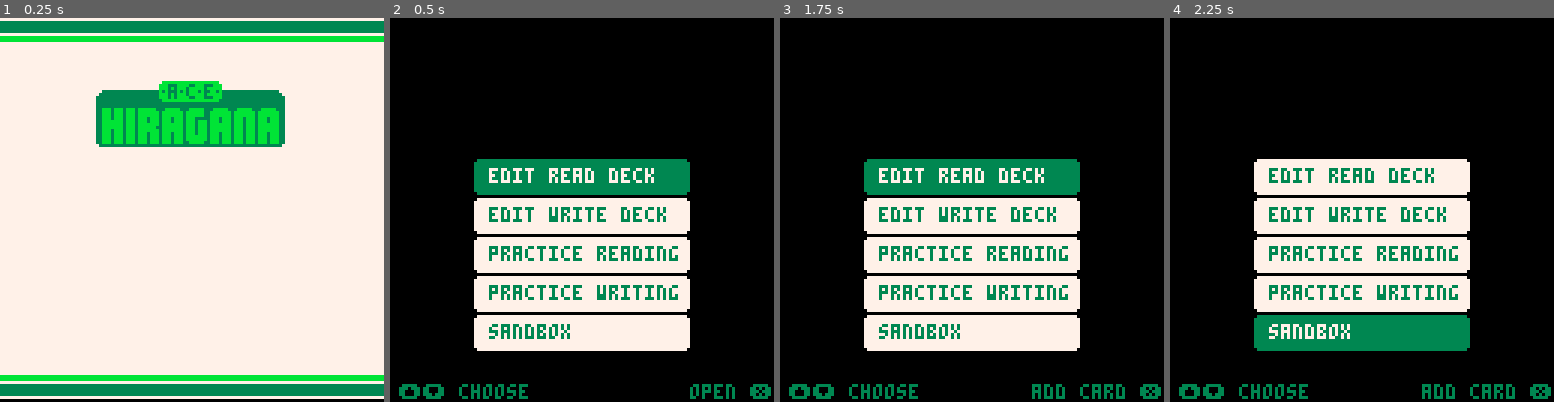
Above: before the commit, frames 1-4 (left to right).
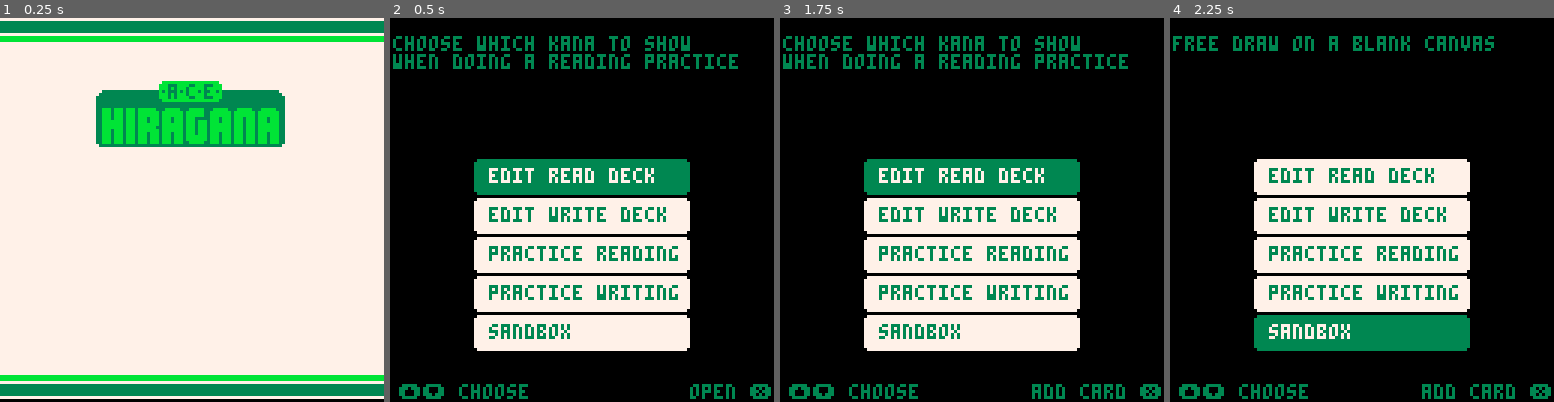
Above: after the commit, the same moments.

Repository: SestrenExsis/KanaPractice
Game: PICO-8 cartridge hiragana.p8
Same seed, same stepped clock (60 frames per second), same inputs: the game is played once before the commit and once after it.
Inputs (mouse positions are in pixels of both pictures, inside the frame that each line leads up to):
- Up to frame 1 (0.25 s): no input
- Up to frame 2 (0.5 s): tap X (X key) at 0.33 s
- Up to frame 3 (1.75 s): click (1060, 121) at 0.67 s; tap O (Z key) at 0.7, 1.7 s; tap X (X key) at 1.07 s; click (826, 267) at 1.22 s; hold Right from 1.6 s (still down)
- Up to frame 4 (2.25 s): click (1277, 114) at 1.77 s; tap X (X key) at 1.85 s; release Right at 2.1 s; tap O (Z key) at 2.1 s; hold Up from 2.15 s (still down)

Frame 1 is identical in both runs. In frame 2, 2.8% of the frame differs, in the area x 0-91%, y 4-14%; in frame 3, 2.8%; in frame 4, 1.4%.

Commit message:
Add tips to the main menu

Diff:
--- a/hiragana.p8
+++ b/hiragana.p8
@@ -676,6 +676,13 @@
 		"practice writing",
 		"sandbox         "
 	}
+	_tips={
+		{"choose which kana to show","when doing a reading practice"},
+		{"choose which kana to show","when doing a writing practice"},
+		{"start a reading practice"},
+		{"start a writing practice"},
+		{"free draw on a blank canvas"}
+	}
 	_lmsg="⬆️⬇️ choose"
 	_rmsg="open ❎"
 end
@@ -698,6 +705,9 @@
 
 function drawmenu()
 	cls()
+	for i,text in ipairs(_tips[_menuindex]) do
+		print(text,1,i*6,3)
+	end
 	for i,text in ipairs(_menu) do
 		local bc=7
 		local fc=3
